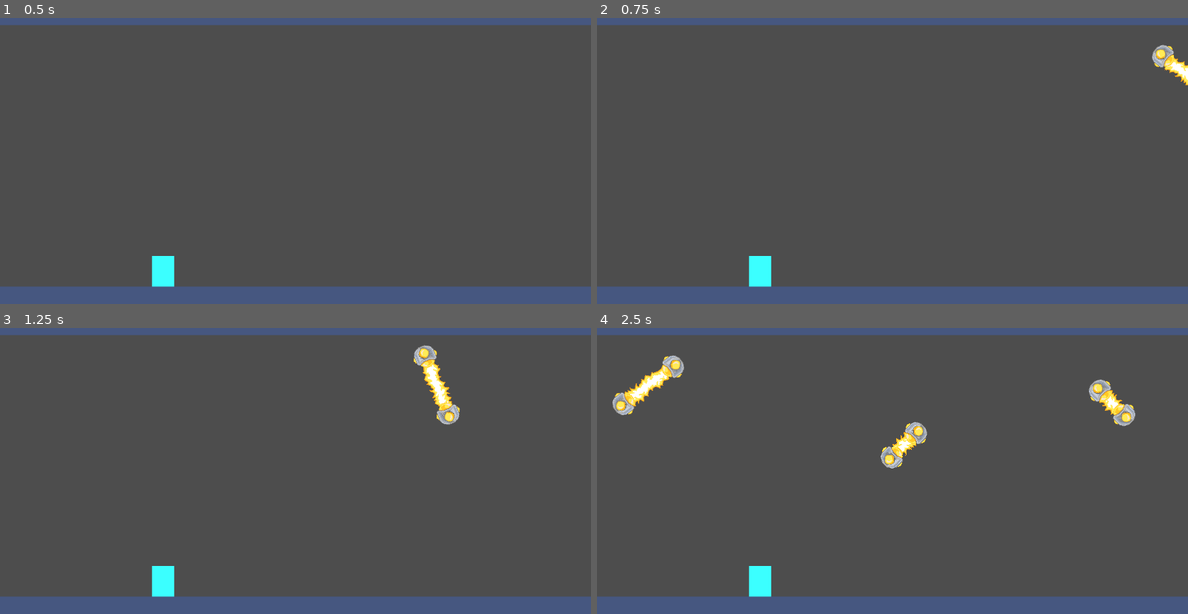
Above: before the commit, frames 1-4 (two rows, left to right).
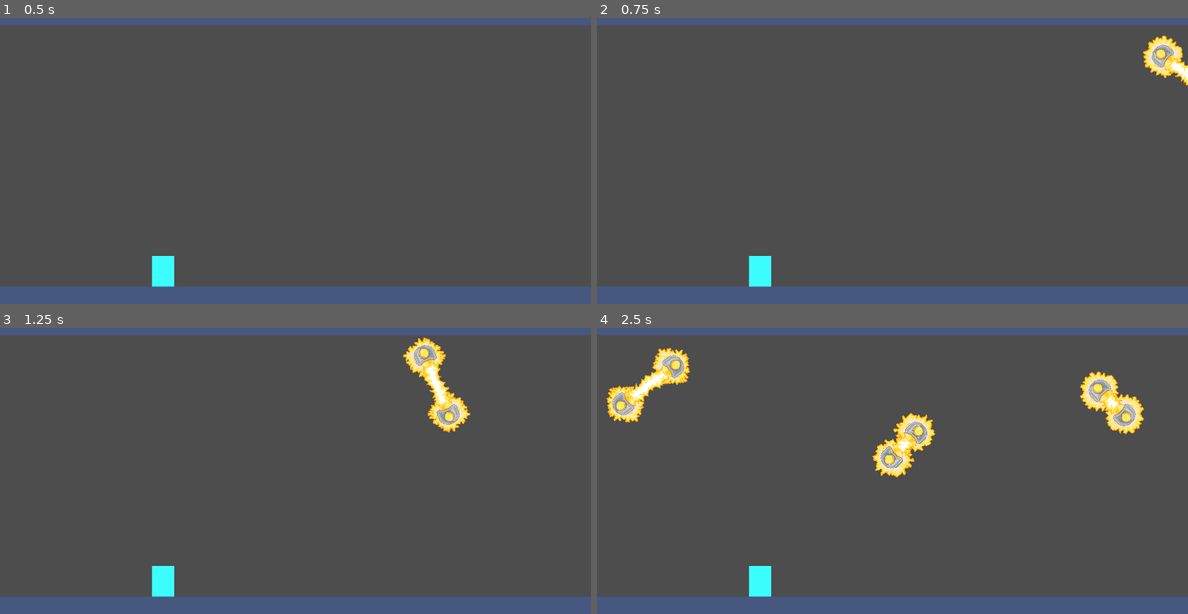
Above: after the commit, the same moments.

Repository: aburak621/jetride
Game: Godot game, scene res://scenes/game.tscn
Same seed, same stepped clock (60 frames per second), same inputs: the game is played once before the commit and once after it.
Inputs:
- Up to frame 1 (0.5 s): no input
- Up to frame 2 (0.75 s): tap Enter at 0.5 s
- Up to frame 3 (1.25 s): tap Space (jump) at 0.77 s
- Up to frame 4 (2.5 s): tap Space (jump) at 1.52 s

Frame 1 is identical in both runs. In frame 2, 0.4% of the frame differs, in the area x 92-100%, y 5-22%; in frame 3, 0.7%; in frame 4, 2.1%, in the area x 1-93%, y 6-53%.

Commit message:
Add zapper particles sprite

Diff:
--- a/scenes/zapper.tscn
+++ b/scenes/zapper.tscn
@@ -2,6 +2,11 @@
 
 [ext_resource type="Script" uid="uid://c21vdy7qygtn2" path="res://scripts/zapper.gd" id="1_iivta"]
 [ext_resource type="Texture2D" uid="uid://dqawa2v3jupq5" path="res://sprites/zapper.png" id="2_rwb7l"]
+
+[sub_resource type="CapsuleShape2D" id="CapsuleShape2D_a7dhc"]
+resource_local_to_scene = true
+radius = 30.0
+height = 270.0
 
 [sub_resource type="Shader" id="Shader_rwb7l"]
 resource_local_to_scene = true
@@ -28,7 +33,7 @@
 resource_local_to_scene = true
 shader = SubResource("Shader_rwb7l")
 shader_parameter/direction = Vector2(-1, 0)
-shader_parameter/speed = 1.5
+shader_parameter/speed = 0.375
 shader_parameter/tiling = Vector2(1, 1)
 
 [sub_resource type="AtlasTexture" id="AtlasTexture_tgqbo"]
@@ -61,16 +66,30 @@
 "speed": 60.0
 }]
 
-[sub_resource type="CapsuleShape2D" id="CapsuleShape2D_a7dhc"]
-resource_local_to_scene = true
-radius = 30.0
-height = 270.0
-
 [node name="Zapper" type="Area2D" unique_id=314017376 groups=["obstacle"]]
 rotation = 1.5707964
 collision_layer = 4
 collision_mask = 0
 script = ExtResource("1_iivta")
+
+[node name="CollisionShape2D" type="CollisionShape2D" parent="." unique_id=2145552695]
+shape = SubResource("CapsuleShape2D_a7dhc")
+
+[node name="ParticlesLeft" type="Sprite2D" parent="." unique_id=711187017]
+position = Vector2(0, 94)
+rotation = -1.5707964
+scale = Vector2(2, 2)
+texture = ExtResource("2_rwb7l")
+hframes = 4
+vframes = 3
+
+[node name="ParticlesRight" type="Sprite2D" parent="." unique_id=726636179]
+position = Vector2(0, -94)
+rotation = 1.5707964
+scale = Vector2(2, 2)
+texture = ExtResource("2_rwb7l")
+hframes = 4
+vframes = 3
 
 [node name="Beam" type="AnimatedSprite2D" parent="." unique_id=1090398127]
 texture_repeat = 2
@@ -90,6 +109,3 @@
 rotation = 1.5707964
 scale = Vector2(2, 2)
 sprite_frames = SubResource("SpriteFrames_j683x")
-
-[node name="CollisionShape2D" type="CollisionShape2D" parent="." unique_id=2145552695]
-shape = SubResource("CapsuleShape2D_a7dhc")
--- a/scripts/zapper.gd
+++ b/scripts/zapper.gd
@@ -6,14 +6,24 @@
 @onready var left_sprite: AnimatedSprite2D = $LeftSprite
 @onready var right_sprite: AnimatedSprite2D = $RightSprite
 @onready var beam: AnimatedSprite2D = $Beam
+@onready var particles_left: Sprite2D = $ParticlesLeft
+@onready var particles_right: Sprite2D = $ParticlesRight
 
 var length: float = 270
 var width: float = 60
 var rotation_speed: float = 0
+var particle_timer: float
 
 
 func _physics_process(delta: float) -> void:
 	rotation += deg_to_rad(rotation_speed) * delta
+
+	particles_left.rotation += deg_to_rad(-20) * delta
+	particles_right.rotation += deg_to_rad(-20) * delta
+	particle_timer -= delta
+	if particle_timer <= 0:
+		particle_timer += 0.1
+		update_particles_sprite()
 
 
 func apply_zapper_data() -> void:
@@ -25,6 +35,8 @@
 
 	left_sprite.position.y = length / 2 - 35
 	right_sprite.position.y = -(length / 2 - 41)
+	particles_left.position = left_sprite.position
+	particles_right.position = right_sprite.position
 
 	var tiling: float = (length - 118) / 152
 	(beam.material as ShaderMaterial).set_shader_parameter("tiling", Vector2(tiling, 1))
@@ -35,3 +47,8 @@
 	shape.height = length
 
 	rotation = deg_to_rad(zapper_data.rotation) * [-1, 1].pick_random()
+
+
+func update_particles_sprite() -> void:
+	particles_left.frame = (particles_left.frame + randi_range(1, 3)) % 4
+	particles_right.frame = (particles_right.frame + randi_range(1, 3)) % 4
Binary file changed: sprites/zapper.aseprite
Binary file changed: sprites/zapper.png
